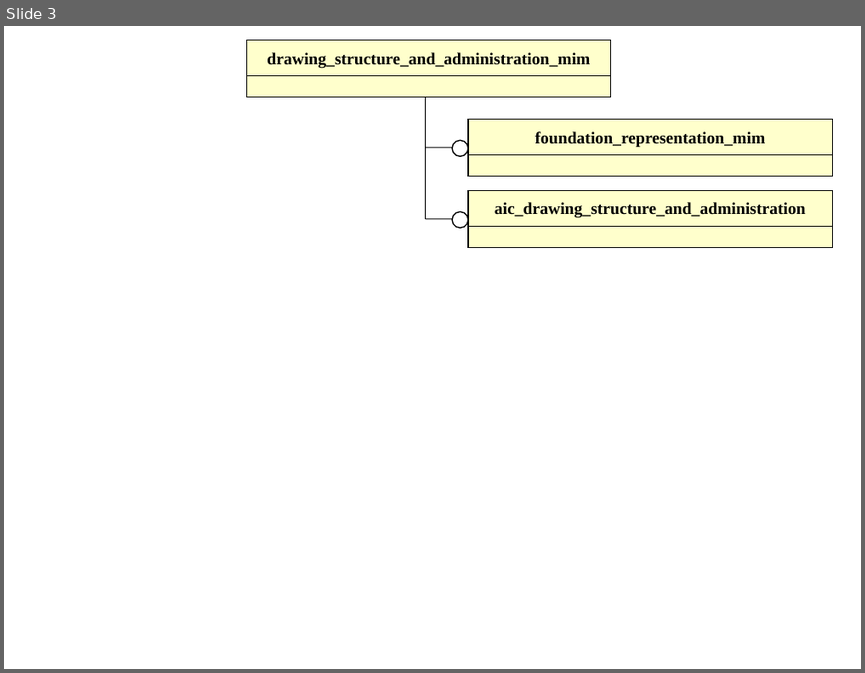
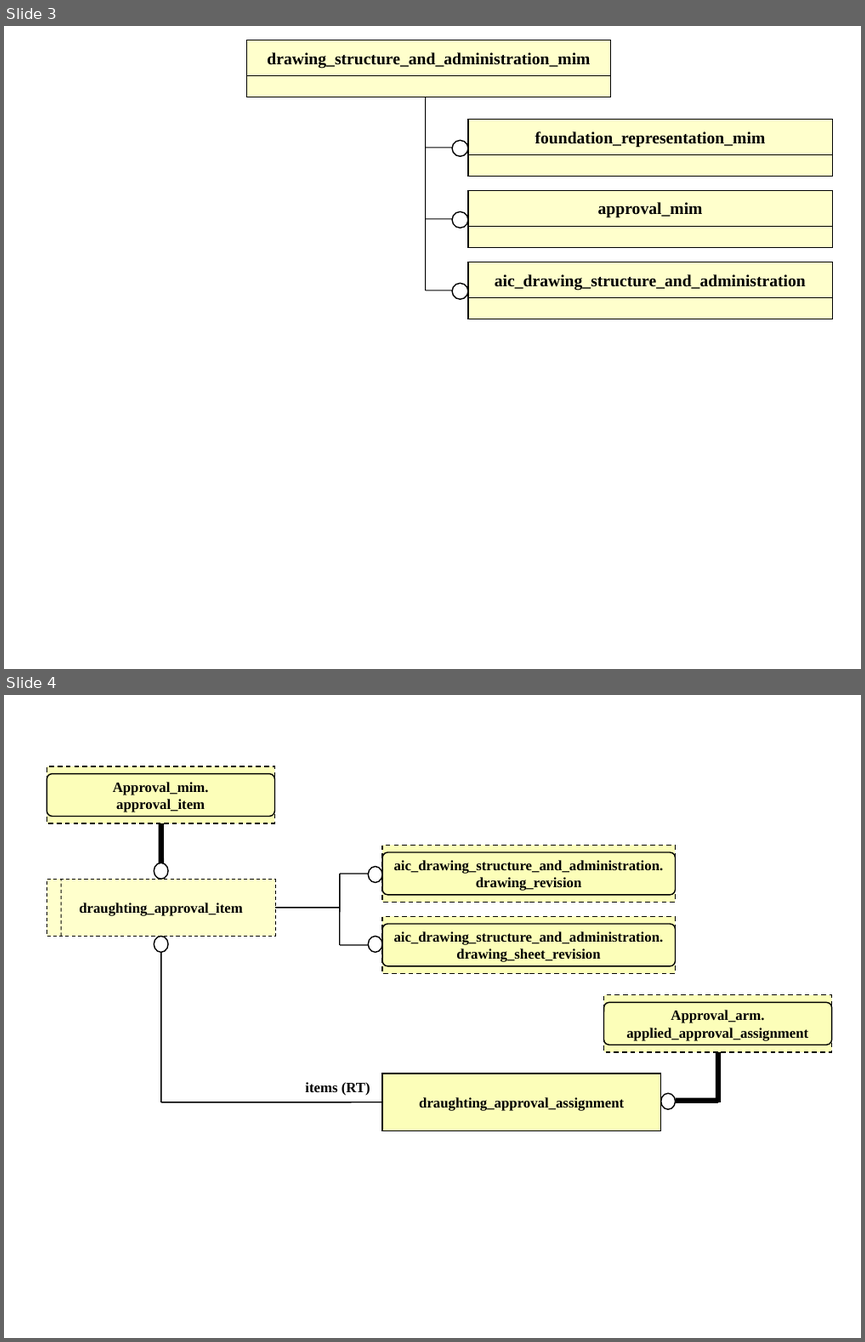
Before and after one commit to starseeker/stepmod_mirror, a slide deck: data/modules/drawing_structure_and_administration/drawing_structure_and_administration.ppt. Shown one above the other, each under a label of ours: slide 3 before the commit, slides 3 and 4 after it. The pictures are 865x673 and 865x1342 pixels, drawn with LibreOffice and Linux fonts; fonts in the diff are those of the drawing. Boxes give left, top, right and bottom in pixels: in the first picture for what was removed or moved away, otherwise in the second. Text is boxed around its words. In the diff, an @@ line names an element or a change of style, - is before the commit and + after.

Commit message:
approval for drawings

```diff
--- a/data/modules/drawing_structure_and_administration/drawing_structure_and_administration.ppt
+++ b/data/modules/drawing_structure_and_administration/drawing_structure_and_administration.ppt
@@ slide 4 added at (x1=4, y1=695, x2=861, y2=1338), background #FFFFFF @@
@@ rectangle added at (x1=46, y1=766, x2=275, y2=823), fill #FCFEB9, outline #000000 0.99 pt dashed, 12 pt, text #000000, bold @@
+Approval_mim.
+approval_item
@@ rounded rectangle added at (x1=46, y1=774, x2=275, y2=816), outline #000000 0.99 pt @@
@@ line added from (160, 823) to (160, 867), #000000 4.51 pt @@
@@ rectangle added at (x1=383, y1=845, x2=676, y2=902), fill #FCFEB9, outline #000000 0.99 pt dashed, 12 pt, text #000000, bold @@
+aic_drawing_structure_and_administration.
+drawing_revision
@@ ellipse added at (x1=154, y1=863, x2=169, y2=879), fill #FFFFFF, outline #000000 0.99 pt @@
@@ ellipse added at (x1=368, y1=867, x2=383, y2=883), fill #FFFFFF, outline #000000 0.99 pt @@
@@ rounded rectangle added at (x1=383, y1=852, x2=676, y2=895), outline #000000 0.99 pt @@
@@ rectangle added at (x1=46, y1=879, x2=276, y2=936), fill #FFFFCC, outline #000000 0.74 pt dashed, 12 pt, text #000000, bold @@
+draughting_approval_item
@@ line added from (61, 936) to (62, 879), #000000 0.74 pt dashed @@
@@ line added from (340, 945) to (340, 873), #000000 0.99 pt @@
@@ line added from (340, 873) to (368, 873), #000000 0.99 pt @@
@@ line added from (276, 907) to (340, 907), #000000 0.99 pt @@
@@ rectangle added at (x1=383, y1=916, x2=676, y2=974), fill #FCFEB9, outline #000000 0.99 pt dashed, 12 pt, text #000000, bold @@
+aic_drawing_structure_and_administration.
+drawing_sheet_revision
@@ rounded rectangle added at (x1=383, y1=924, x2=676, y2=966), outline #000000 0.99 pt @@
@@ ellipse added at (x1=154, y1=936, x2=169, y2=952), fill #FFFFFF, outline #000000 0.99 pt @@
@@ line added from (340, 945) to (368, 945), #000000 0.99 pt @@
@@ ellipse added at (x1=368, y1=936, x2=383, y2=952), fill #FFFFFF, outline #000000 0.99 pt @@
@@ line added from (160, 952) to (160, 1102), #000000 0.99 pt @@
@@ rectangle added at (x1=604, y1=995, x2=832, y2=1052), fill #FCFEB9, outline #000000 0.99 pt dashed, 12 pt, text #000000, bold @@
+Approval_arm.
+applied_approval_assignment
@@ rounded rectangle added at (x1=604, y1=1003, x2=832, y2=1044), outline #000000 0.99 pt @@
@@ rectangle added at (x1=383, y1=1074, x2=661, y2=1131), fill #FCFEB9, outline #000000 0.99 pt, 12 pt, text #000000, bold @@
+draughting_approval_assignment
@@ line added from (718, 1052) to (718, 1102), #000000 4.51 pt @@
@@ line added from (383, 1102) to (160, 1102), #000000 0.99 pt @@
@@ text added at (x1=305, y1=1082, x2=370, y2=1095), 12 pt, text #000000, bold @@
+items (RT)
@@ ellipse added at (x1=661, y1=1094, x2=676, y2=1110), fill #FFFFFF, outline #000000 0.99 pt @@
@@ line added from (675, 1100) to (718, 1100), #000000 4.51 pt @@
@@ slide 3 changed as well @@
@@ line moved from (426, 219) - (426, 97) to (426, 290) - (426, 97) @@
@@ rectangle added at (x1=468, y1=191, x2=833, y2=227), fill #FFFFCC, outline #000000 0.74 pt, 14 pt, text #000000, bold @@
+approval_mim
@@ rectangle "aic_drawing_structure_and_administration" moved from (x1=468, y1=191, x2=833, y2=227) to (x1=468, y1=261, x2=833, y2=298) @@
@@ line added from (426, 290) to (454, 290), #000000 0.74 pt @@
@@ ellipse added at (x1=452, y1=283, x2=468, y2=300), fill #FFFFFF, outline #000000 0.99 pt @@
@@ rectangle added at (x1=468, y1=298, x2=833, y2=319), fill #FFFFCC, outline #000000 0.74 pt @@
```
Also in this commit, not shown: 2 other slides changed, 13 other files.
